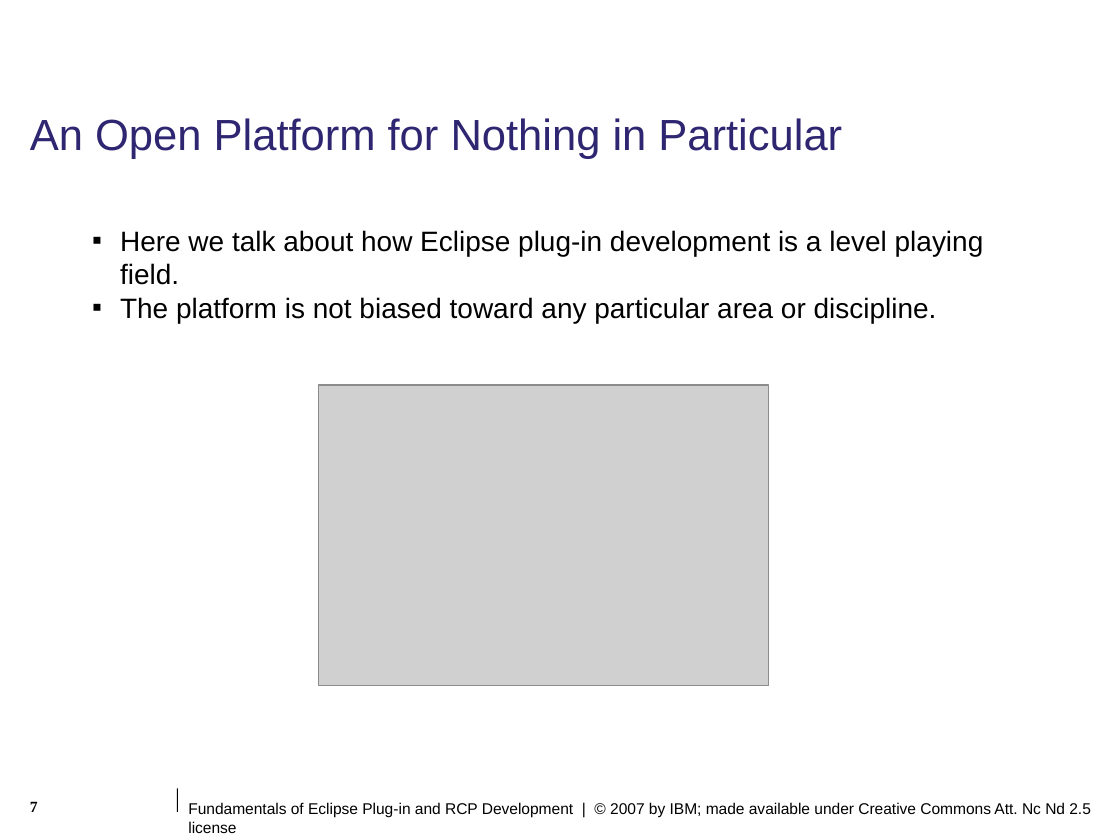
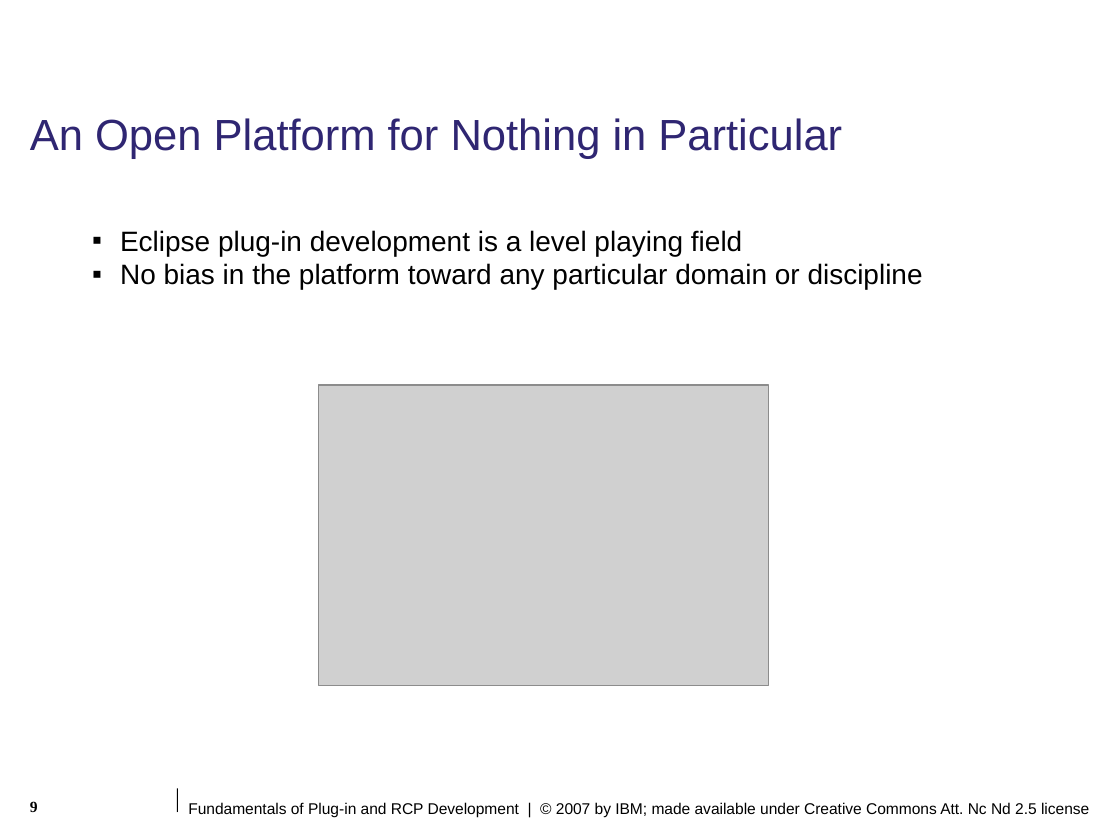
Before and after one commit to lukangping/eclipse.pde.incubator, a slide deck: slide 9 of presentations/eclipse-con/2007/slides/Fundamentals_of_Plugin_and_RCP_Development.ppt (slide 7 before the commit). Drawn at 1120x840 pixels with LibreOffice and Linux fonts; fonts in the diff are those of the drawing; grey boxes stand for pictures; background and template pictures are left out. Boxes give left, top, right and bottom in pixels: in the first picture for what was removed or moved away, otherwise in the second. Text is boxed around its words. In the diff, an @@ line names an element or a change of style, - is before the commit and + after.

Commit message:
more slides

```diff
--- a/presentations/eclipse-con/2007/slides/Fundamentals_of_Plugin_and_RCP_Development.ppt
+++ b/presentations/eclipse-con/2007/slides/Fundamentals_of_Plugin_and_RCP_Development.ppt
@@ text at bbox=[120, 230, 923, 290]: text changed @@
-▪ Here we talk about how Eclipse plug-in development is a level playing field.
-▪ The platform is not biased toward any particular area or discipline.
+▪ Eclipse plug-in development is a level playing field
+▪ No bias in the platform toward any particular domain or discipline
@@ page number at bbox=[30, 801, 38, 812]: text changed @@
-7
+9
@@ text at bbox=[188, 802, 1089, 817]: text changed @@
-Fundamentals of Eclipse Plug-in and RCP Development | © 2007 by IBM; made available under Creative Commons Att. Nc Nd 2.5 license
+Fundamentals of Plug-in and RCP Development | © 2007 by IBM; made available under Creative Commons Att. Nc Nd 2.5 license
```
Also in this commit, not shown: 6 other slides changed, 11 slides added.
